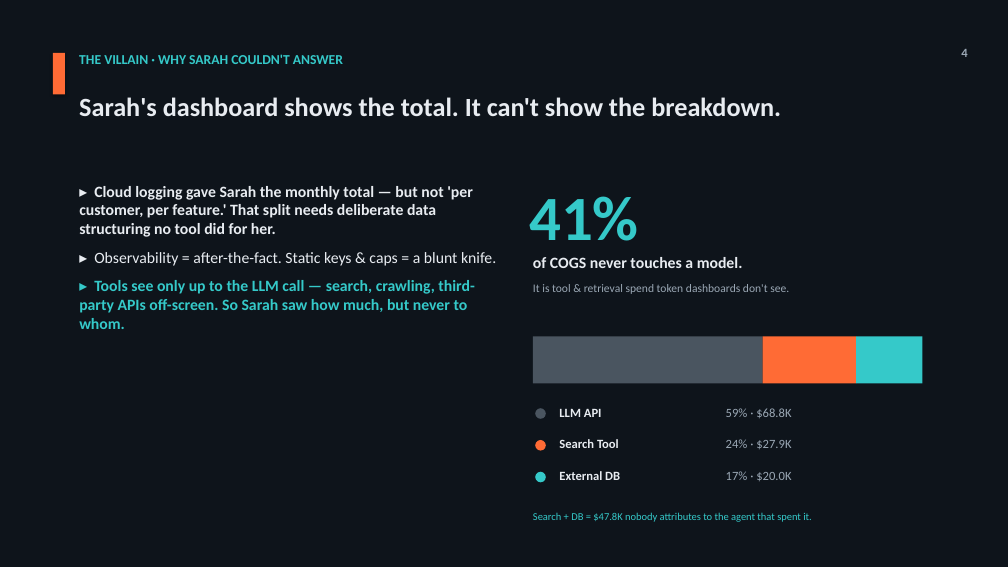
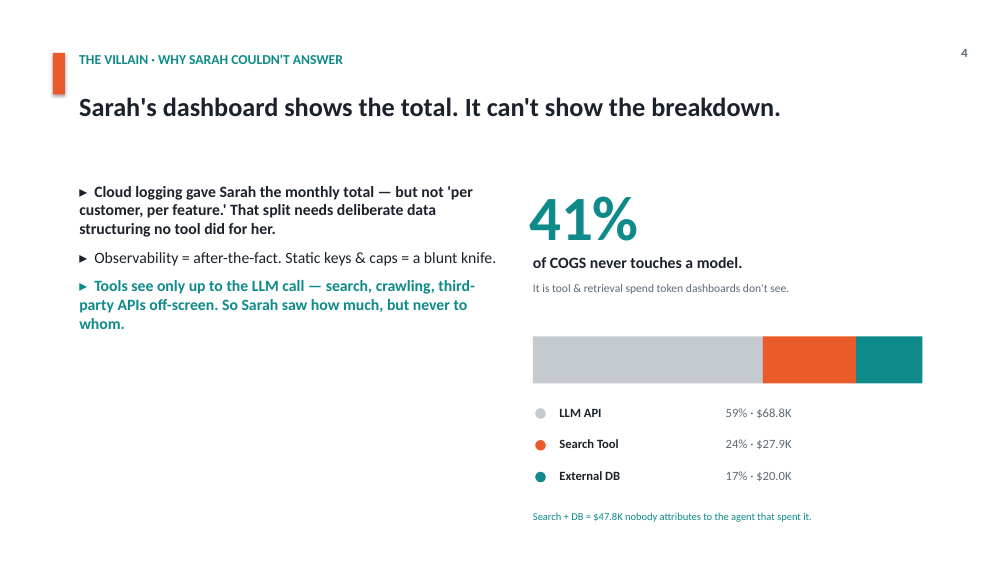
Before and after one commit to jmormalik/WTIA_AI_Cost_Gov, a slide deck: slide 4 of deliverables/Pitch_Deck_VersionB_Hero-Hybrid_EN.pptx. Drawn at 1008x567 pixels with LibreOffice and Linux fonts; fonts in the diff are those of the drawing. Boxes give left, top, right and bottom in pixels: in the first picture for what was removed or moved away, otherwise in the second. Text is boxed around its words. In the diff, an @@ line names an element or a change of style, - is before the commit and + after.

```diff
--- a/deliverables/Pitch_Deck_VersionB_Hero-Hybrid_EN.pptx
+++ b/deliverables/Pitch_Deck_VersionB_Hero-Hybrid_EN.pptx
@@ background #0E141B to #FFFFFF @@
@@ text "▸ Cloud logging gave Sarah ..." at [79,186,496,329]: text colour #E8ECF1 to #1B222B in "▸ Cloud logging gave Sarah the monthly ...", "▸ Observability = after-the-fact. Static keys & ..."; text colour #35C9C9 to #0E8A8A in "▸ Tools see only up to the ..." @@
@@ rectangle at [533,337,763,383]: fill #4A5560 to #C4CAD0 @@
@@ rectangle at [856,337,923,383]: fill #35C9C9 to #0E8A8A @@
@@ ellipse at [535,408,546,419]: fill #4A5560 to #C4CAD0 @@
@@ fill #FF6B35 to #EA5B2B in 3 elements at [53,53,65,95], [763,337,857,383], [535,440,546,451] @@
@@ ellipse at [535,472,546,482]: fill #35C9C9 to #0E8A8A @@
@@ text colour #E8ECF1 to #1B222B in 5 elements at [79,97,781,116], [533,257,743,268], [559,409,602,417], [559,439,619,448], [559,471,620,480] @@
@@ text colour #9AA7B4 to #5E6A76 in 5 elements at [961,49,967,57], [533,284,789,294], [726,408,791,418], [726,439,791,449], [726,471,791,481] @@
@@ text colour #35C9C9 to #0E8A8A in 3 elements at [79,54,343,64], [529,196,639,241], [533,512,812,522] @@
```
Also in this commit, not shown: 16 other slides changed, 2 other files.
